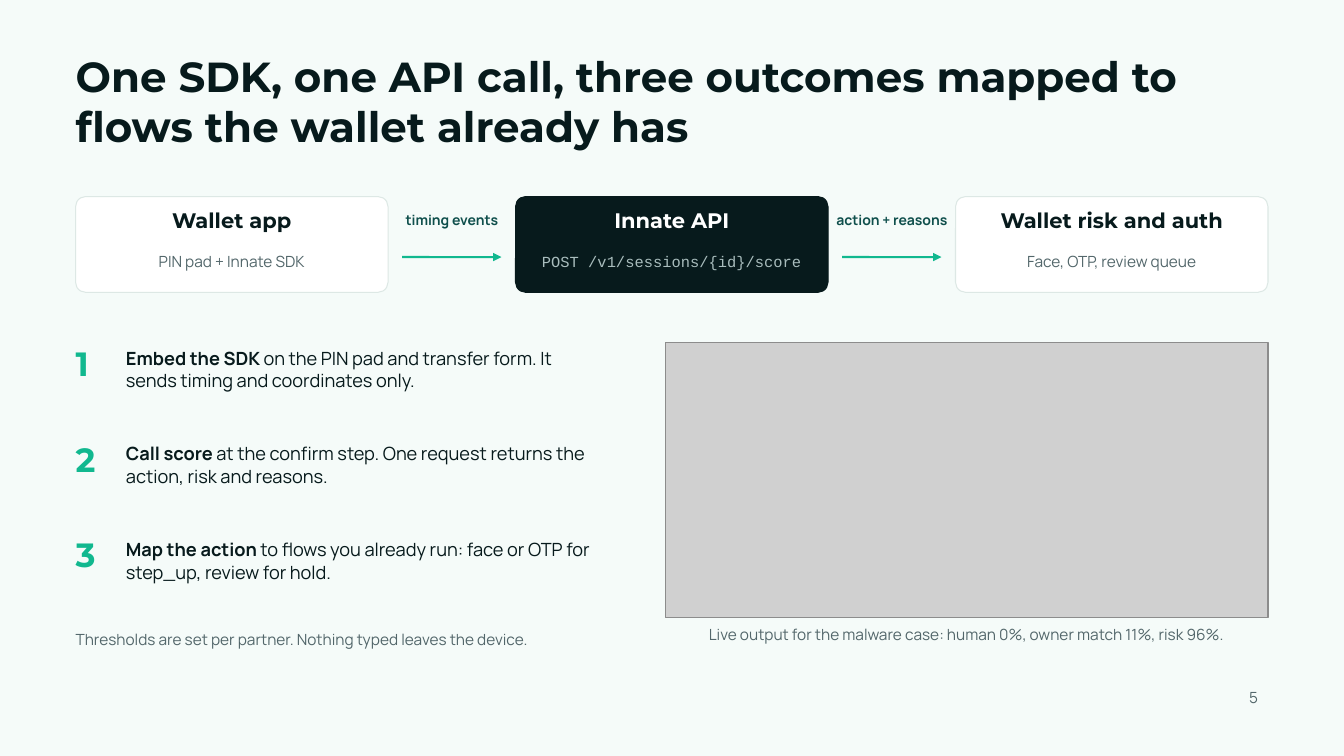
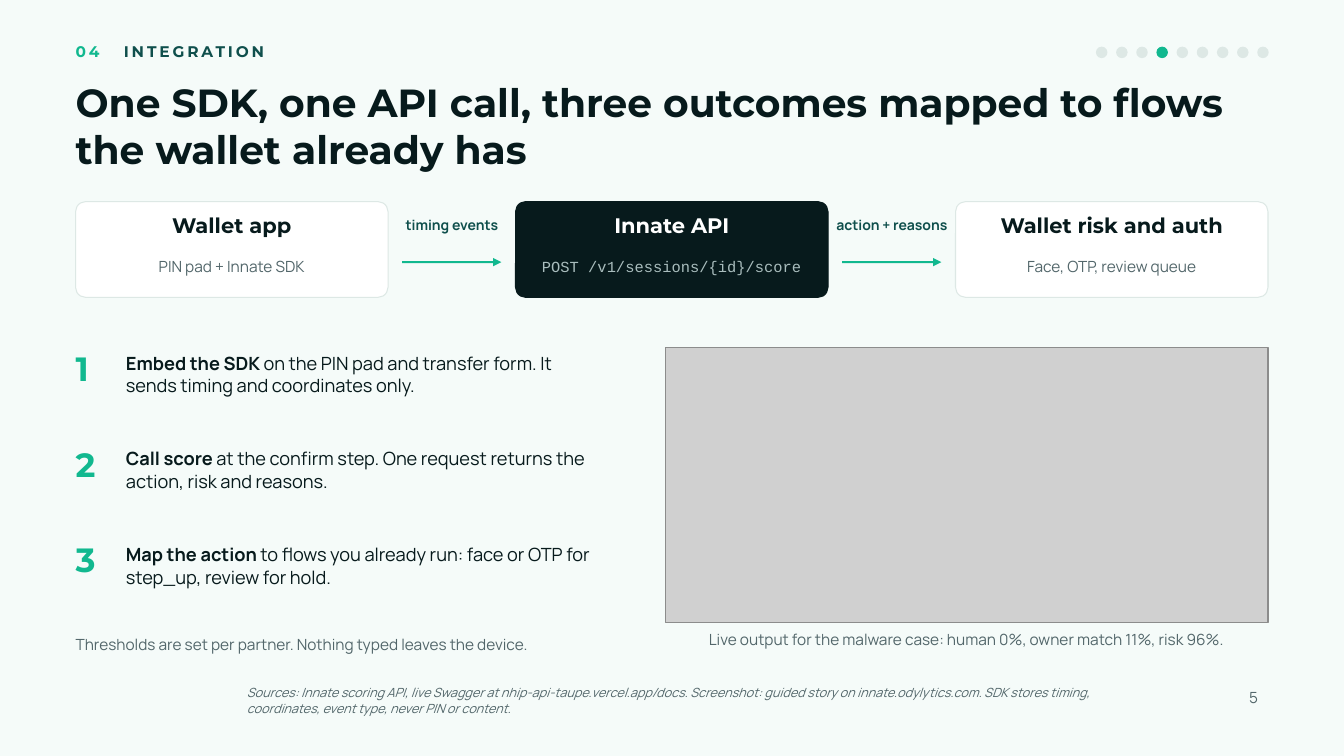
Before and after one commit to Odylytics/Innate_Odylytics, a slide deck: slide 5 of submission/Slide/Innate-slides.pptx. Drawn at 1344x756 pixels with LibreOffice and Linux fonts; fonts in the diff are those of the drawing; grey boxes stand for pictures; background and template pictures are left out. Boxes give left, top, right and bottom in pixels: in the first picture for what was removed or moved away, otherwise in the second. Text is boxed around its words. In the diff, an @@ line names an element or a change of style, - is before the commit and + after.

```diff
--- a/submission/Slide/Innate-slides.pptx
+++ b/submission/Slide/Innate-slides.pptx
@@ text added at (76, 46, 264, 57), 11 pt, text #0F4F4C, bold @@
+04 INTEGRATION
@@ ellipse added at (1097, 47, 1107, 57), fill #DDE8E5, outline #DDE8E5 1 pt @@
@@ ellipse added at (1117, 47, 1127, 57), fill #DDE8E5, outline #DDE8E5 1 pt @@
@@ ellipse added at (1137, 47, 1147, 57), fill #DDE8E5, outline #DDE8E5 1 pt @@
@@ ellipse added at (1157, 47, 1168, 57), fill #11B88F, outline #11B88F 1 pt @@
@@ ellipse added at (1178, 47, 1188, 57), fill #DDE8E5, outline #DDE8E5 1 pt @@
@@ ellipse added at (1198, 47, 1208, 57), fill #DDE8E5, outline #DDE8E5 1 pt @@
@@ ellipse added at (1218, 47, 1228, 57), fill #DDE8E5, outline #DDE8E5 1 pt @@
@@ ellipse added at (1238, 47, 1248, 57), fill #DDE8E5, outline #DDE8E5 1 pt @@
@@ ellipse added at (1258, 47, 1268, 57), fill #DDE8E5, outline #DDE8E5 1 pt @@
@@ title "One SDK, one API call, ...": place and size @@
-title "One SDK, one API call, ..." at (76, 61, 1177, 151)
+title "One SDK, one API call, ..." at (76, 87, 1223, 172)
@@ title "One SDK, one API call, ..." at (76, 87, 1223, 172): size 30 to 28 pt @@
@@ 13 texts, 3 rounded rectangles, 2 arrows, 1 picture: place and size @@
-13 texts, 3 rounded rectangles, 2 arrows, 1 picture at (76, 197, 1268, 649)
+13 texts, 3 rounded rectangles, 2 arrows, 1 picture at (76, 202, 1268, 654)
@@ text "Embed the SDK on the ...": place and size @@
-text "Embed the SDK on the ..." at (126, 351, 552, 392)
+text "Embed the SDK on the ..." at (126, 356, 552, 397)
@@ text "Call score at the confirm ...": place and size @@
-text "Call score at the confirm ..." at (126, 446, 585, 485)
+text "Call score at the confirm ..." at (126, 451, 585, 490)
@@ text "Map the action to flows ...": place and size @@
-text "Map the action to flows ..." at (126, 542, 589, 584)
+text "Map the action to flows ..." at (126, 547, 589, 589)
@@ text added at (247, 688, 1090, 716), 9 pt, text #52666A, italic @@
+Sources: Innate scoring API, live Swagger at nhip-api-taupe.vercel.app/docs. Screenshot: guided story on innate.odylytics.com. SDK stores timing, coordinates, event type, never PIN or content.
```
Also in this commit, not shown: 7 other slides changed, 1 slide added, 1 slide removed, 3 other files.
